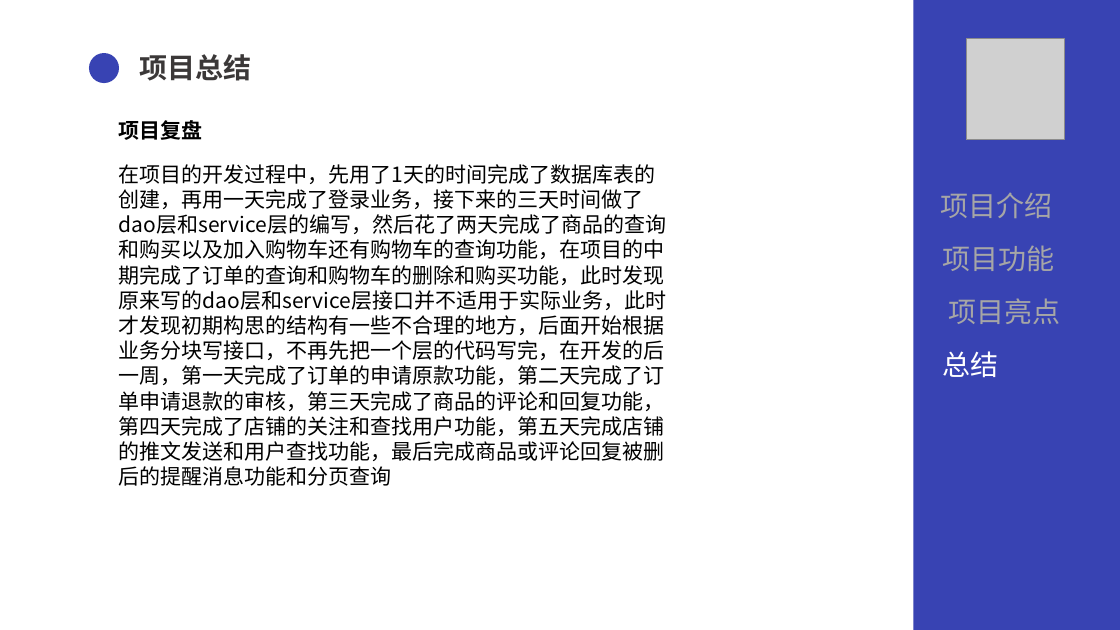
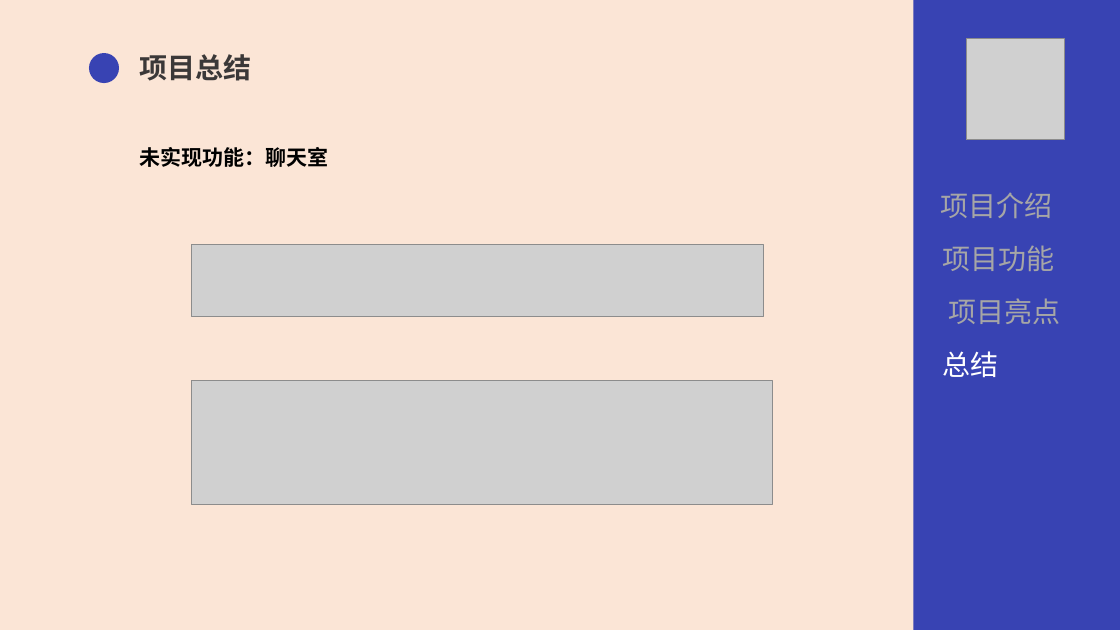
Before and after one commit to sunsetsouol/qg, a slide deck: slide 20 of ShoppingManagement/QG汇报尹俊标.pptx (slide 18 before the commit). Drawn at 1120x630 pixels with LibreOffice and Linux fonts; fonts in the diff are those of the drawing; grey boxes stand for pictures. Boxes give left, top, right and bottom in pixels: in the first picture for what was removed or moved away, otherwise in the second. Text is boxed around its words. In the diff, an @@ line names an element or a change of style, - is before the commit and + after.

Commit message:
ppt and file

```diff
--- a/ShoppingManagement/QG汇报尹俊标.pptx
+++ b/ShoppingManagement/QG汇报尹俊标.pptx
@@ background #FFFFFF to #FBE5D6 @@
@@ text at [139, 147, 328, 167]: text changed @@
-项目复盘
+未实现功能：聊天室
@@ text removed at [119, 164, 666, 486] @@
-在项目的开发过程中，先用了1天的时间完成了数据库表的创建，再用一天完成了登录业务，接下来的三天时间做了dao层和service层的编写，然后花了两天完成了商品的查询和购买以及加入购物车还有购物车的查询功能，在项目的中期完成了订单的查询和购物车的删除和购买功能，此时发现原来写的dao层和service层接口并不适用于实际业务，此时才发现初期构思的结构有一些不合理的地方，后面开始根据业务分块写接口，不再先把一个层的代码写完，在开发的后一周，第一天完成了订单的申请原款功能，第二天完成了订单申请退款的审核，第三天完成了商品的评论和回复功能，第四天完成了店铺的关注和查找用户功能，第五天完成店铺的推文发送和用户查找功能，最后完成商品或评论回复被删后的提醒消息功能和分页查询
@@ picture added at [192, 245, 765, 318] @@
@@ picture added at [192, 381, 773, 505] @@
```
Also in this commit, not shown: 13 other slides changed, 1 slide added, 5 other files.
